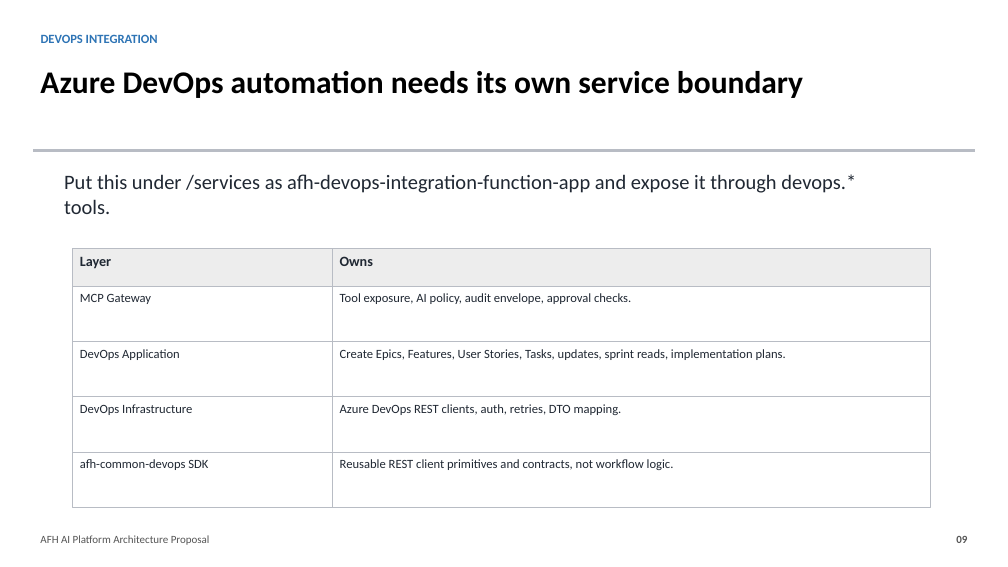
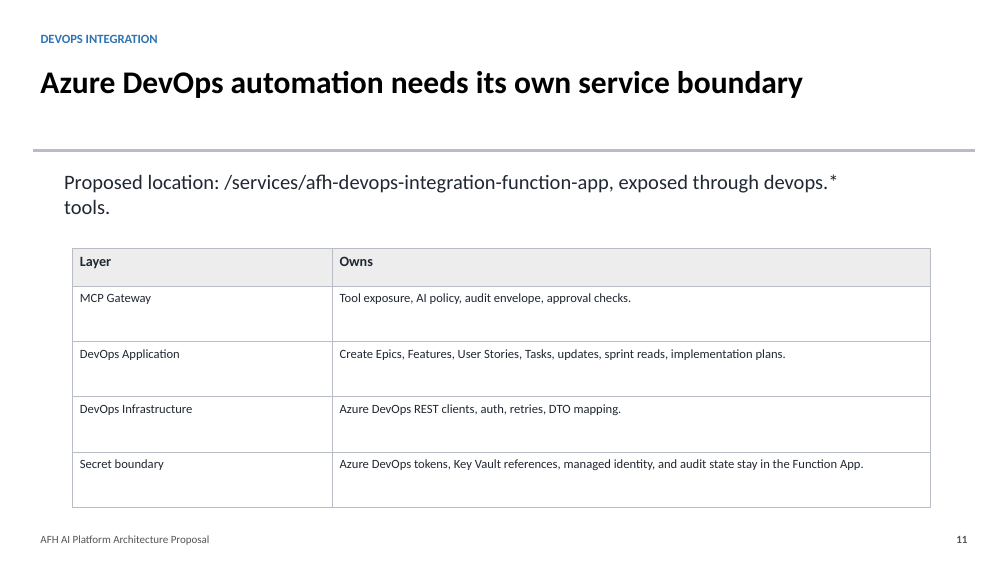
Before and after one commit to ikebotch/afh-booking-function-app, a slide deck: slide 11 of docs/AFH_AI_Platform_Architecture_Proposal.pptx (slide 9 before the commit). Drawn at 1008x567 pixels with LibreOffice and Linux fonts; fonts in the diff are those of the drawing. Boxes give left, top, right and bottom in pixels: in the first picture for what was removed or moved away, otherwise in the second. Text is boxed around its words. In the diff, an @@ line names an element or a change of style, - is before the commit and + after.

```diff
--- a/docs/AFH_AI_Platform_Architecture_Proposal.pptx
+++ b/docs/AFH_AI_Platform_Architecture_Proposal.pptx
@@ text at (64, 174, 839, 214): text changed @@
-Put this under /services as afh-devops-integration-function-app and expose it through devops.* tools.
+Proposed location: /services/afh-devops-integration-function-app, exposed through devops.* tools.
@@ text in rectangle at (80, 459, 164, 470): text changed @@
-afh-common-devops SDK
+Secret boundary
@@ text in rectangle at (340, 459, 864, 470): text changed @@
-Reusable REST client primitives and contracts, not workflow logic.
+Azure DevOps tokens, Key Vault references, managed identity, and audit state stay in the Function App.
@@ text at (956, 536, 967, 543): text changed @@
-09
+11
```
Also in this commit, not shown: 11 other slides changed, 2 slides added, 1 other file.
